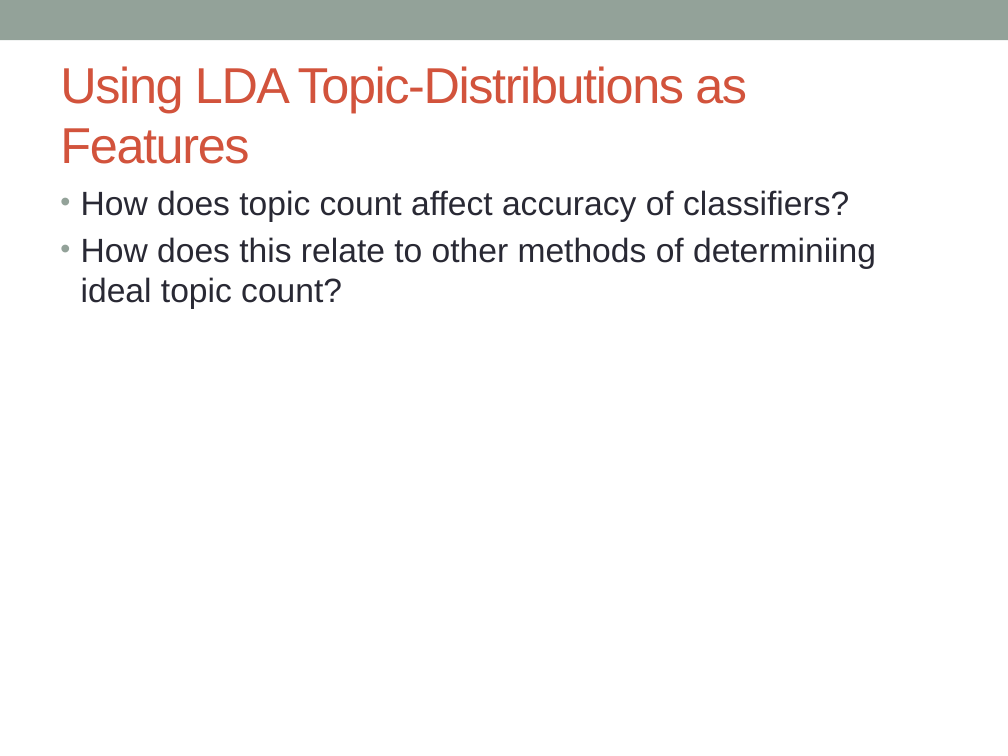
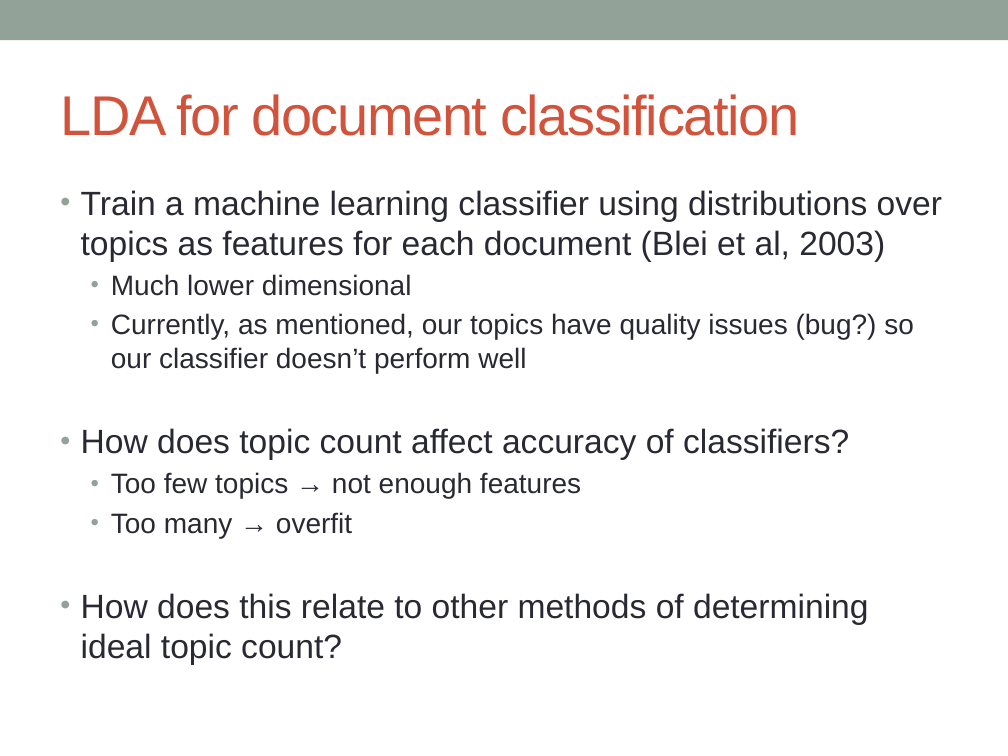
Before and after one commit to markheimann/Bayesian-ML, a slide deck: slide 13 of BMML_Presentation.pptx (slide 11 before the commit). Drawn at 1008x756 pixels with LibreOffice and Linux fonts; fonts in the diff are those of the drawing. Boxes give left, top, right and bottom in pixels: in the first picture for what was removed or moved away, otherwise in the second. Text is boxed around its words. In the diff, an @@ line names an element or a change of style, - is before the commit and + after.

```diff
--- a/BMML_Presentation.pptx
+++ b/BMML_Presentation.pptx
@@ title at <box>60,94,799,136</box>: text changed; size 36 to 40 pt @@
-Using LDA Topic-Distributions as Features
+LDA for document classification
@@ text at <box>81,190,942,373</box>: paragraphs added @@
+• Train a machine learning classifier using distributions over topics as features for each document (Blei et al, 2003)
+  • Much lower dimensional
+  • Currently, as mentioned, our topics have quality issues (bug?) so our classifier doesn’t perform well
@@ text at <box>81,472,869,665</box>: text changed @@
-• How does this relate to other methods of determiniing ideal topic count?
+  • Too few topics → not enough features
+  • Too many → overfit
+• How does this relate to other methods of determining ideal topic count?
```
Also in this commit, not shown: 2 other slides changed, 3 slides added, 2 slides removed.
